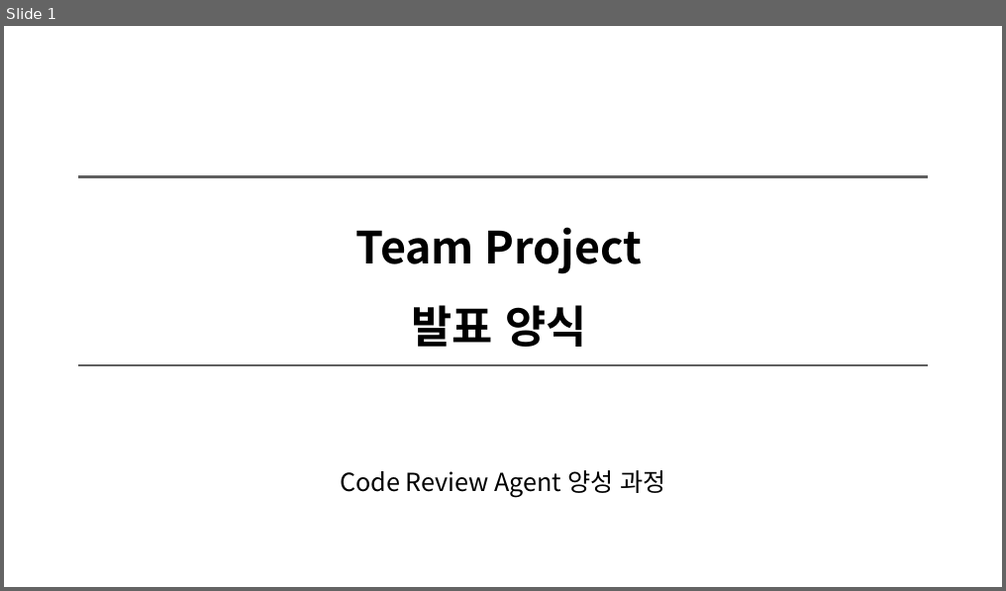
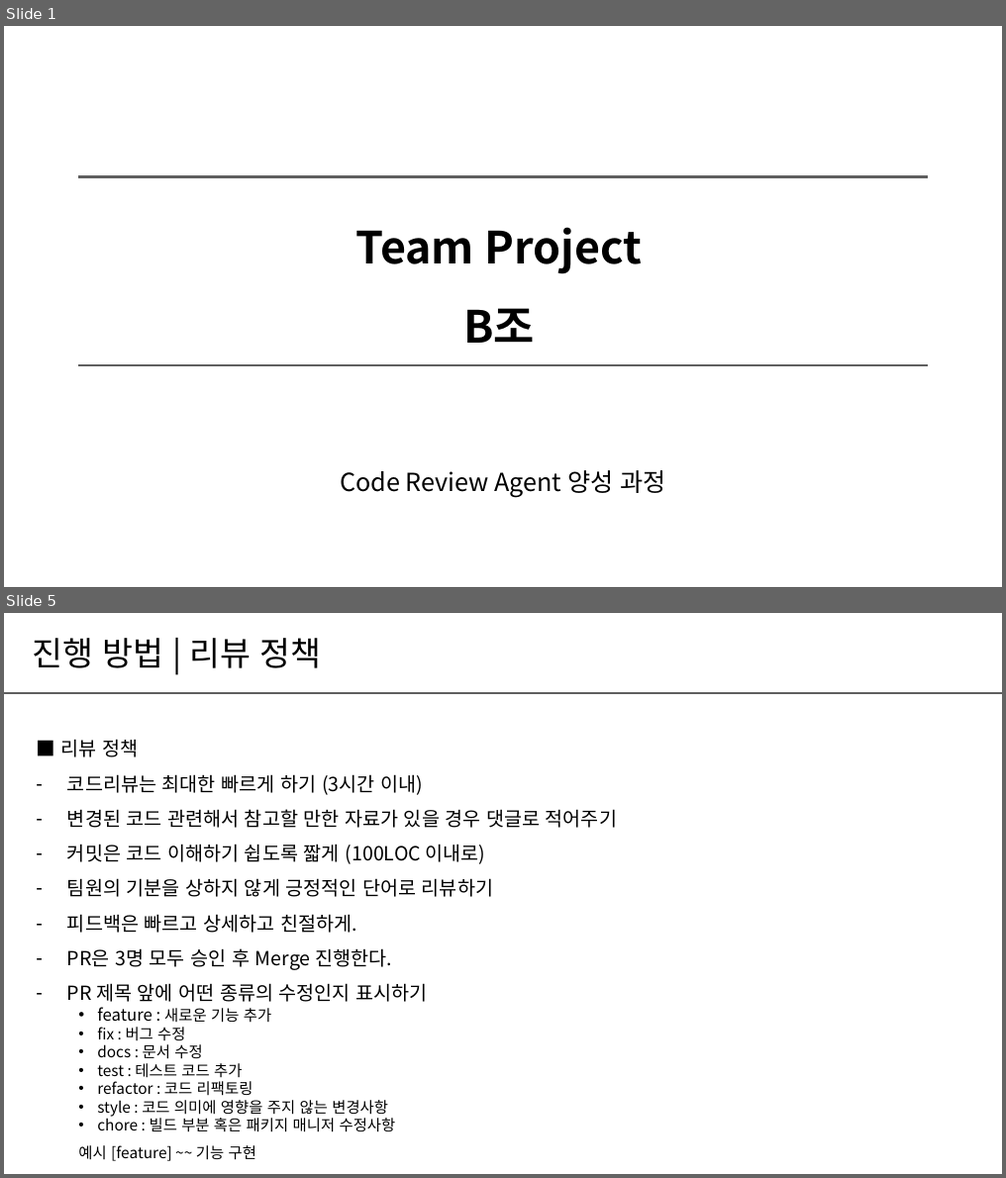
Before and after one commit to Rakjunyang/BeautifulCode, a slide deck: 팀프로젝트＿발표양식_B조.pptx. Shown one above the other, each under a label of ours: slide 1 before the commit, slides 1 and 5 after it; the slides between them are not shown. The pictures are 1006x591 and 1006x1178 pixels, drawn with LibreOffice and Linux fonts; fonts in the diff are those of the drawing. Boxes give left, top, right and bottom in pixels: in the first picture for what was removed or moved away, otherwise in the second. Text is boxed around its words. In the diff, an @@ line names an element or a change of style, - is before the commit and + after.

Commit message:
발표 자료 앞부분 작성 후 upload

```diff
--- a/팀프로젝트＿발표양식_B조.pptx
+++ b/팀프로젝트＿발표양식_B조.pptx
@@ slide 5 added at box(4, 613, 1002, 1174), background #FFFFFF @@
@@ text added at box(32, 638, 322, 668), 24 pt, text #000000 @@
+진행 방법 | 리뷰 정책
@@ line added from (4, 693) to (1002, 693), #5F5F5F 2 pt @@
@@ text added at box(61, 739, 617, 1161), 14 pt, text #000000 @@
+■ 리뷰 정책
+– 코드리뷰는 최대한 빠르게 하기 (3시간 이내)
+– 변경된 코드 관련해서 참고할 만한 자료가 있을 경우 댓글로 적어주기
+– 커밋은 코드 이해하기 쉽도록 짧게 (100LOC 이내로)
+– 팀원의 기분을 상하지 않게 긍정적인 단어로 리뷰하기
+– 피드백은 빠르고 상세하고 친절하게.
+– PR은 3명 모두 승인 후 Merge 진행한다.
+– PR 제목 앞에 어떤 종류의 수정인지 표시하기
+  • feature : 새로운 기능 추가
+  • fix : 버그 수정
+  • docs : 문서 수정
+  • test : 테스트 코드 추가
+  • refactor : 코드 리팩토링
+  • style : 코드 의미에 영향을 주지 않는 변경사항
+  • chore : 빌드 부분 혹은 패키지 매니저 수정사항
+  예시 [feature] ~~ 기능 구현
@@ slide 1 changed as well @@
@@ text at box(356, 227, 642, 343): text changed @@
-Team Project
-발표 양식
+Team Project
+B조
```
Also in this commit, not shown: 2 other slides changed, 6 other slides added, 8 slides removed.
